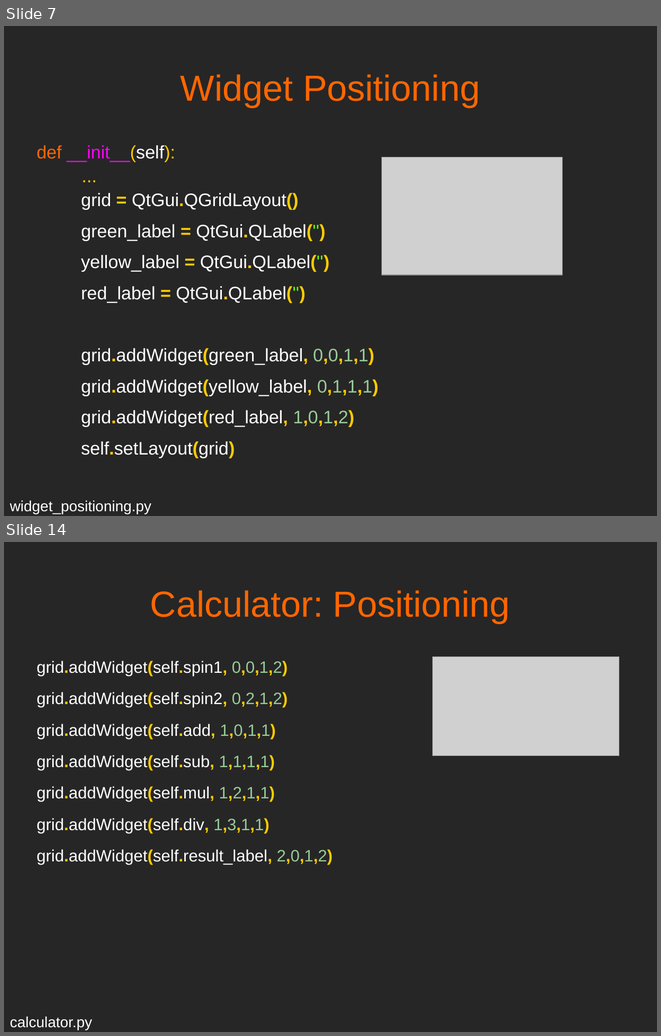
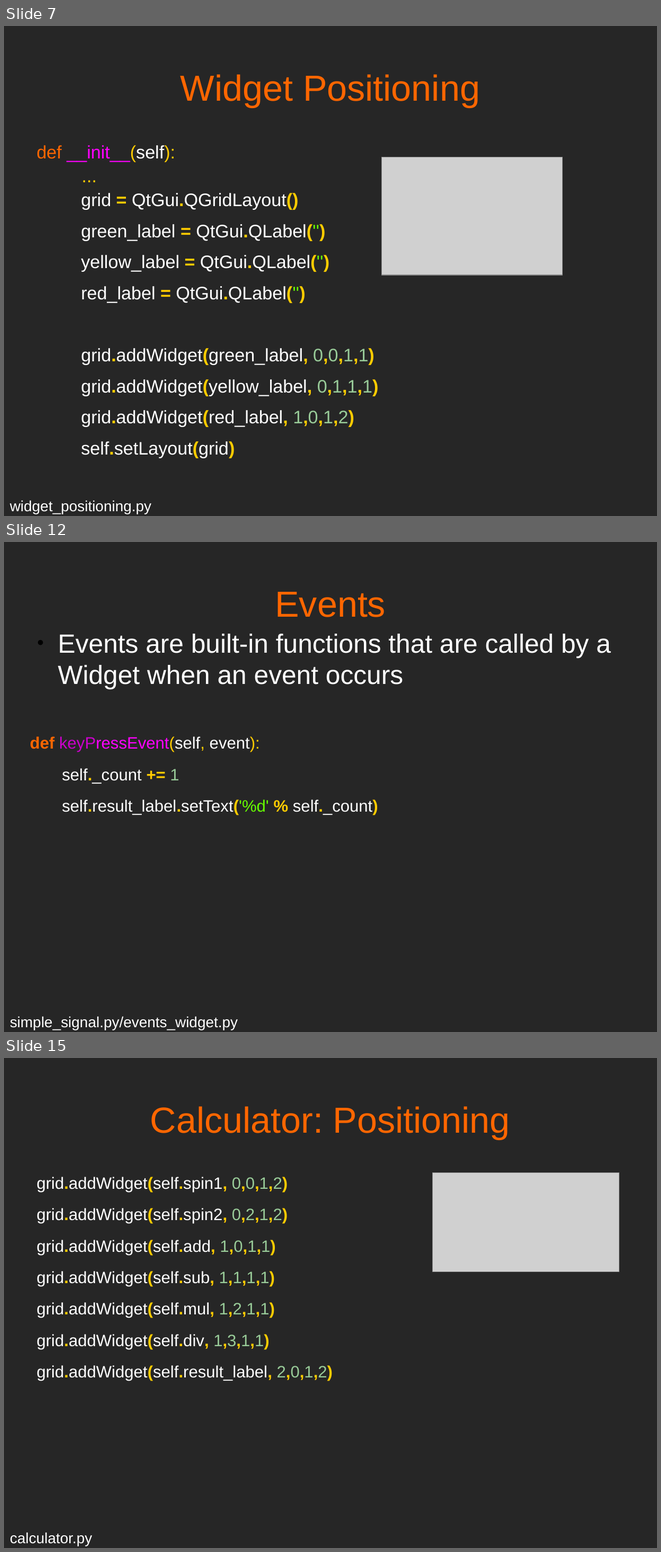
Before and after one commit to mfarhan12/qt-presentation, a slide deck: OPAG QT Presentation.odp. Shown one above the other, each under a label of ours: slides 7 and 14 before the commit, slides 7, 12 and 15 after it; the slides between them are not shown. The pictures are 661x1036 and 661x1552 pixels, drawn with LibreOffice and Linux fonts; fonts in the diff are those of the drawing; grey boxes stand for pictures. Boxes give left, top, right and bottom in pixels: in the first picture for what was removed or moved away, otherwise in the second. Text is boxed around its words. In the diff, an @@ line names an element or a change of style, - is before the commit and + after.

```diff
--- a/OPAG QT Presentation.odp
+++ b/OPAG QT Presentation.odp
@@ slide 12 added at [4, 542, 657, 1032], background #262626 @@
@@ text added at [275, 592, 386, 617], 44 pt, text #FF6600 @@
+Events
@@ text added at [30, 634, 611, 815], 20 pt, text #FFFFFF @@
+● Events are built-in functions that are called by a Widget when an event occurs
+def keyPressEvent(self, event):
+self._count += 1
+self.result_label.setText('%d' % self._count)
@@ text added at [10, 1016, 238, 1030], 18 pt, text #FFFFFF @@
+simple_signal.py/events_widget.py
@@ what was slide 14 is now slide 15 @@
```
Also in this commit, not shown: 14 slides changed, 4 other files.
